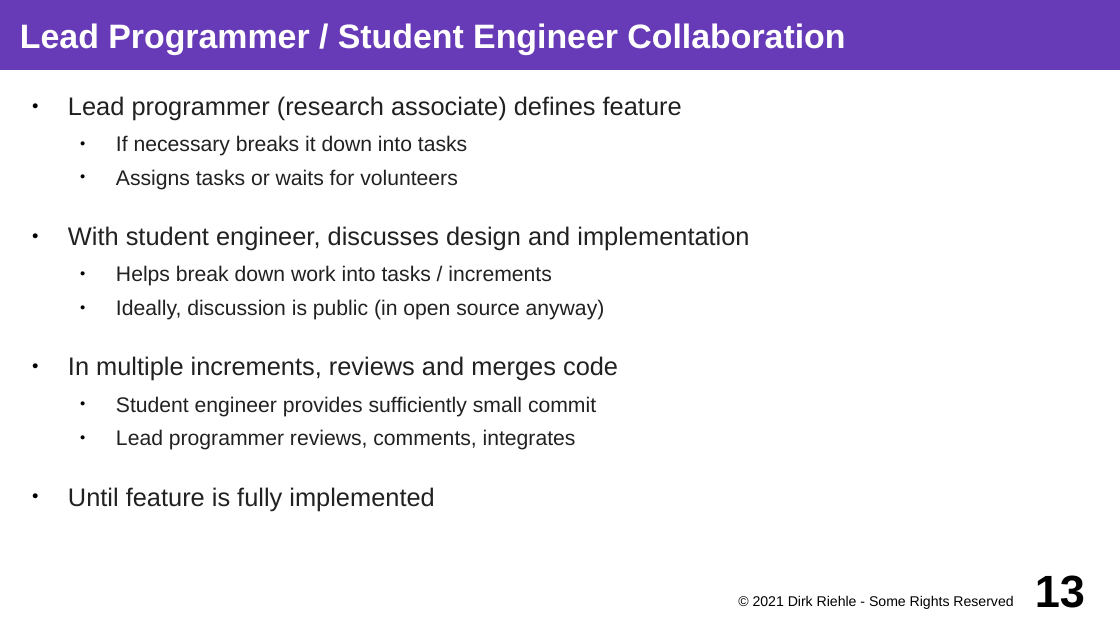
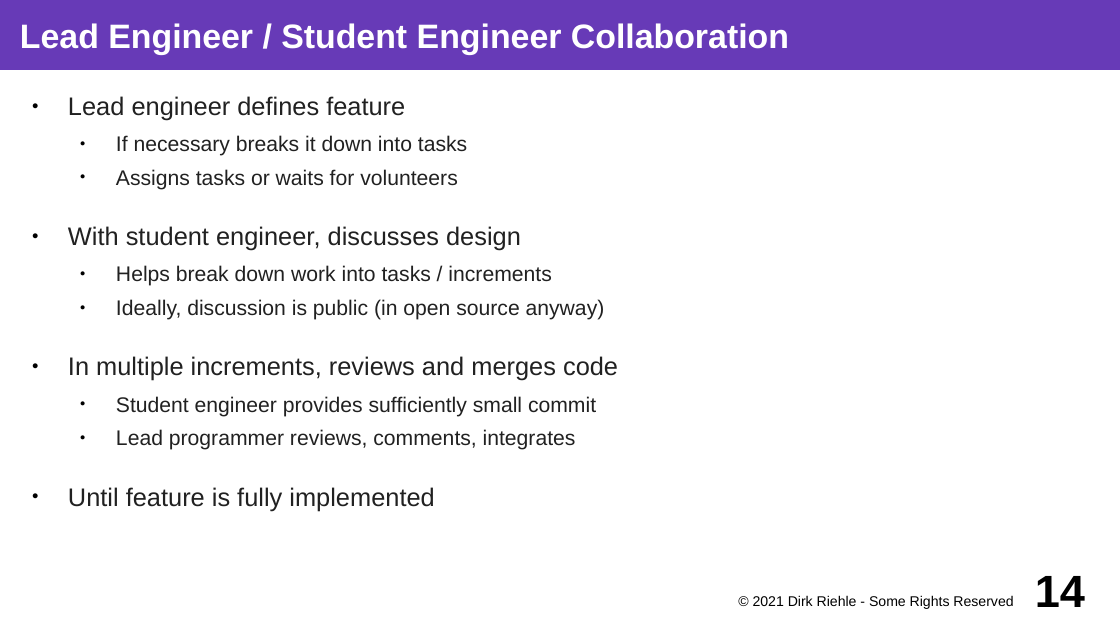
Before and after one commit to dirkriehle/coss-course, a slide deck: slide 14 of Lecture slides/COSS D02 - Research and Startup.odp (slide 13 before the commit). Drawn at 1120x630 pixels with LibreOffice and Linux fonts; fonts in the diff are those of the drawing. Boxes give left, top, right and bottom in pixels: in the first picture for what was removed or moved away, otherwise in the second. Text is boxed around its words. In the diff, an @@ line names an element or a change of style, - is before the commit and + after.

Commit message:
Updated role names in research-to-startup slides D02

```diff
--- a/Lecture slides/COSS D02 - Research and Startup.odp
+++ b/Lecture slides/COSS D02 - Research and Startup.odp
@@ title at bbox=[20, 23, 789, 55]: text changed @@
-Lead Programmer / Student Engineer Collaboration
+Lead Engineer / Student Engineer Collaboration
@@ text at bbox=[68, 96, 405, 120]: text changed @@
-● Lead programmer (research associate) defines feature
+● Lead engineer defines feature
@@ text at bbox=[68, 226, 521, 251]: text changed @@
-● With student engineer, discusses design and implementation
+● With student engineer, discusses design
@@ page number at bbox=[1035, 576, 1085, 607]: text changed @@
-13
+14
```
Also in this commit, not shown: 5 other slides changed, 1 slide added, 2 other files.
